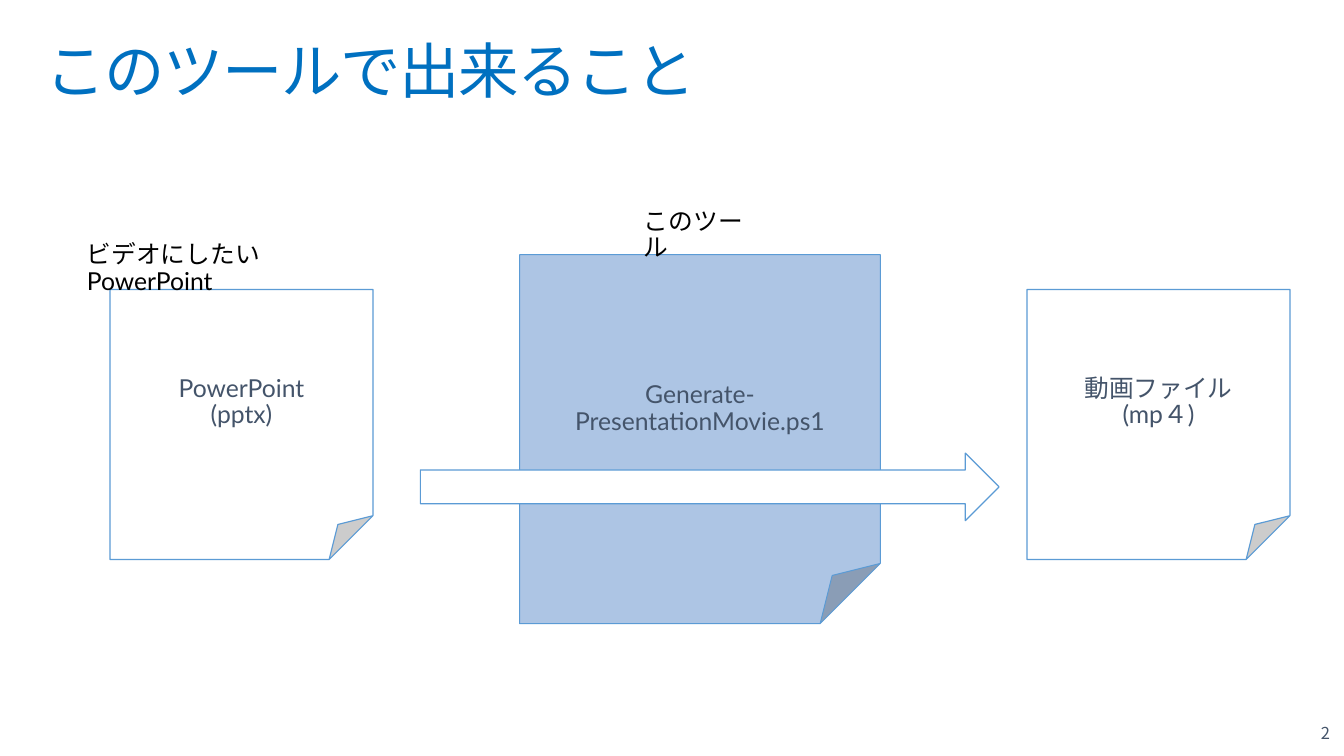
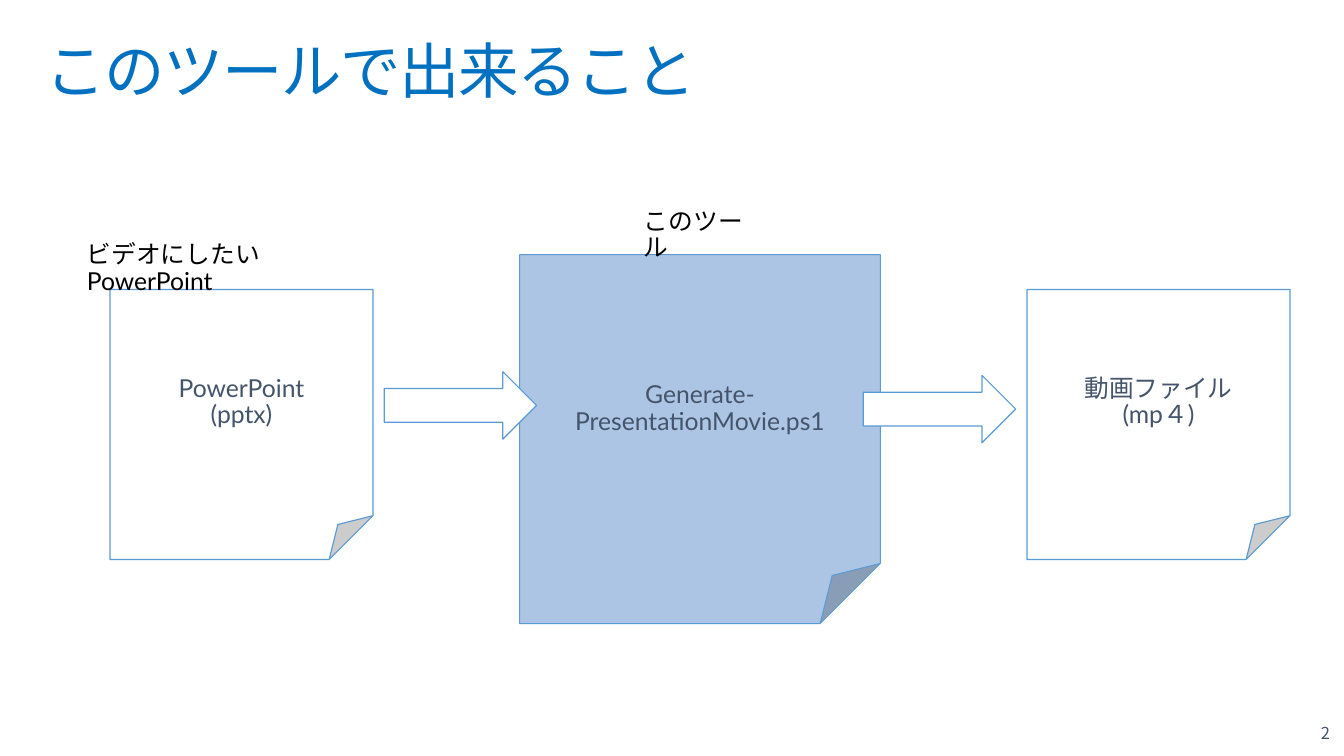
Before and after one commit to ayuina/ppt-auto-presentation, a slide deck: slide 2 of how-to-use.pptx. Drawn at 1344x756 pixels with LibreOffice and Linux fonts; fonts in the diff are those of the drawing; background and template pictures are left out. Boxes give left, top, right and bottom in pixels: in the first picture for what was removed or moved away, otherwise in the second. Text is boxed around its words. In the diff, an @@ line names an element or a change of style, - is before the commit and + after.

```diff
--- a/how-to-use.pptx
+++ b/how-to-use.pptx
@@ right arrow: place and size @@
-right arrow at [420,453,999,520]
+right arrow at [384,372,537,439]
@@ right arrow added at [864,376,1016,443], fill #FFFFFF, outline #5B9BD5 0.85 pt @@
```
Also in this commit, not shown: 1 other slide changed, 5 slides added.
